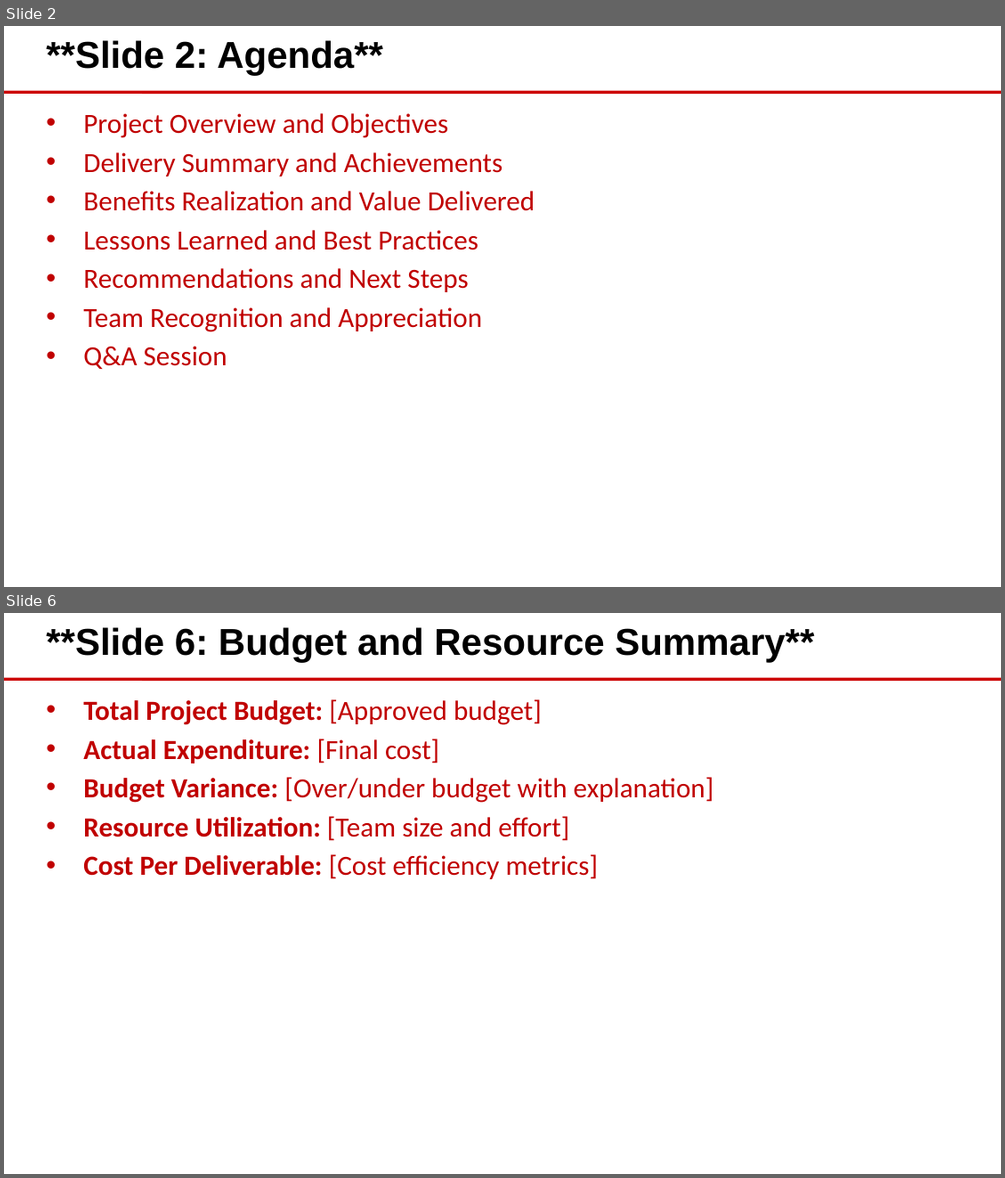
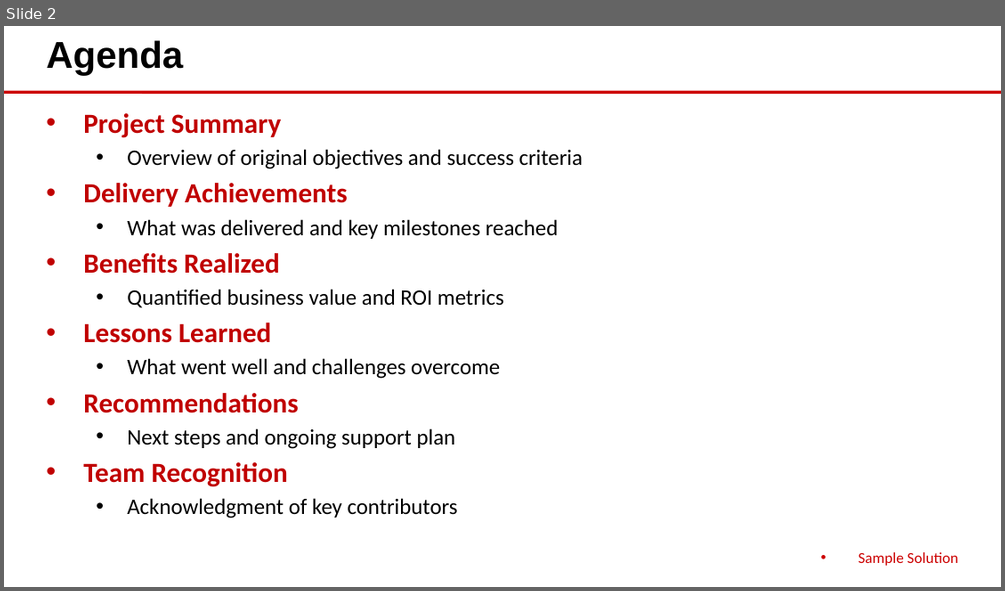
Before and after one commit to eoframework/solutions, a slide deck: solution-template/sample-provider/sample-category/sample-solution/delivery/closeout-presentation.pptx. Shown one above the other, each under a label of ours: slides 2 and 6 before the commit, slide 2 after it; the slides between them are not shown. The pictures are 1005x1178 and 1005x591 pixels, drawn with LibreOffice and Linux fonts; fonts in the diff are those of the drawing; background and template pictures are left out. Boxes give left, top, right and bottom in pixels: in the first picture for what was removed or moved away, otherwise in the second. Text is boxed around its words. In the diff, an @@ line names an element or a change of style, - is before the commit and + after.

Commit message:
Update solution-template with consolidated delivery structure
- Update detailed-design.md with universal 10-section structure
- Add contextual intro text to all sections before tables/bullets/diagrams
- Consolidate legacy files into project-plan.csv and implementation-guide.md:
  - roles.csv → RACI Matrix section in project-plan.csv
  - communication-plan.csv → Communications Plan section in project-plan.csv
  - training-plan.csv → Training Program section in implementation-guide.md
- Remove requirements.csv (belongs in presales SOW)
- Regenerate all Office files with updated converters
- Update delivery README with new structure reference

```diff
--- a/solution-template/sample-provider/sample-category/sample-solution/delivery/closeout-presentation.pptx
+++ b/solution-template/sample-provider/sample-category/sample-solution/delivery/closeout-presentation.pptx
@@ slide 6 removed at (x1=4, y1=613, x2=1001, y2=1174), background #FFFFFF; not listed: 1 template element that a slide beside it also shows @@
@@ text removed at (x1=46, y1=627, x2=814, y2=663) @@
-**Slide 6: Budget and Resource Summary**
@@ text removed at (x1=83, y1=699, x2=714, y2=879) @@
-• Total Project Budget: [Approved budget]
-• Actual Expenditure: [Final cost]
-• Budget Variance: [Over/under budget with explanation]
-• Resource Utilization: [Team size and effort]
-• Cost Per Deliverable: [Cost efficiency metrics]
@@ slide 2 changed as well @@
@@ text at (x1=46, y1=40, x2=183, y2=76): text changed @@
-**Slide 2: Agenda**
+Agenda
@@ text at (x1=83, y1=113, x2=582, y2=518): text changed; size 20 to 16 pt; text colour #C00000 to #000000 @@
-• Project Overview and Objectives
-• Delivery Summary and Achievements
-• Benefits Realization and Value Delivered
-• Lessons Learned and Best Practices
-• Recommendations and Next Steps
-• Team Recognition and Appreciation
-• Q&A Session
+• Project Summary
+  • Overview of original objectives and success criteria
+• Delivery Achievements
+  • What was delivered and key milestones reached
+• Benefits Realized
+  • Quantified business value and ROI metrics
+• Lessons Learned
+  • What went well and challenges overcome
+• Recommendations
+  • Next steps and ongoing support plan
+• Team Recognition
+  • Acknowledgment of key contributors
@@ text added at (x1=858, y1=552, x2=958, y2=565), 11 pt, text #CC0000 @@
+• Sample Solution
```
Also in this commit, not shown: 1 other slide changed, 9 slides added, 33 other slides removed, 20 other files.
